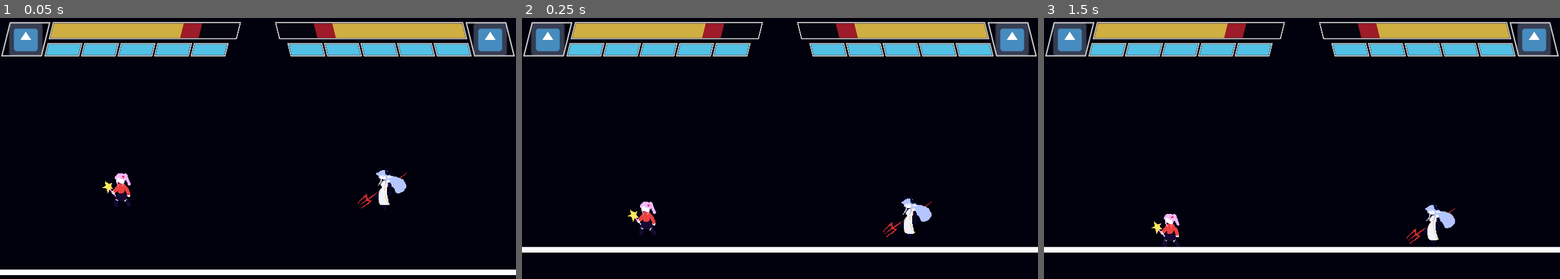
Above: before the commit, frames 1-3 (left to right).
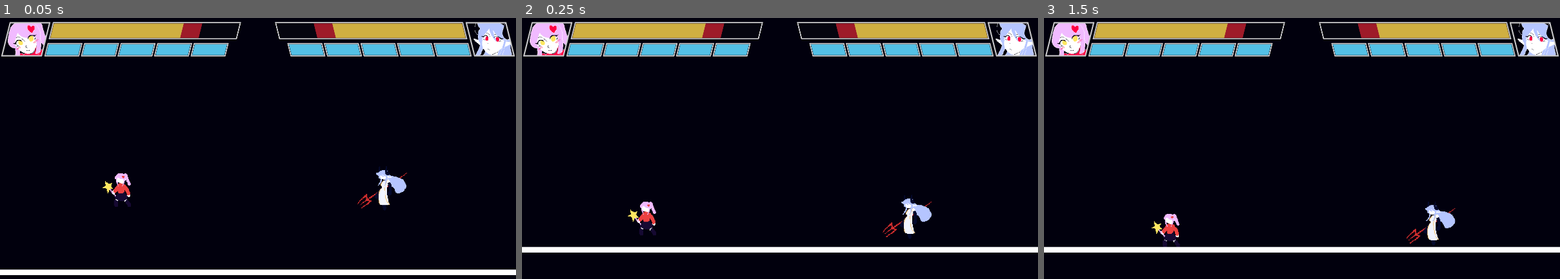
Above: after the commit, the same moments.

Repository: Azublu/Magiacorp-Business-Rivals
Game: Godot game, scene res://Scenes/main_game.tscn
The game is run twice, just before and just after one commit, with the same random seed, the same clock (stepped at 60 frames per second) and the same inputs. The engine's default icon, where the game draws it, is replaced by a stand-in: a white triangle on a blue panel in a dark square.
Inputs:
- Up to frame 1 (0.05 s): no input
- Up to frame 2 (0.25 s): no input
- Up to frame 3 (1.5 s): tap Enter at 1.25 s

The runs differ from the first frame. In frame 1, 1.6% of the frame differs, in the area x 1-100%, y 1-15%; in frame 2, 1.6%; in frame 3, 1.6%.

Commit message:
Character Icons

Diff:
--- a/Scenes/in_game_ui.tscn
+++ b/Scenes/in_game_ui.tscn
@@ -1,9 +1,9 @@
 [gd_scene format=3 uid="uid://k30ll3piiyhw"]
 
-[ext_resource type="Texture2D" uid="uid://6jrhjr0rjwxd" path="res://icon.svg" id="1_5x6se"]
-
-[sub_resource type="StyleBoxFlat" id="StyleBoxFlat_dwyif"]
-draw_center = false
+[ext_resource type="Texture2D" uid="uid://cpip1gqk354wn" path="res://Sprites/Icons/MagicalGirlIcon.png" id="1_ey7ub"]
+[ext_resource type="Texture2D" uid="uid://d1h8kddyxaulm" path="res://Sprites/Icons/TharaciaIcon.png" id="2_gtfj6"]
+
+[sub_resource type="StyleBoxFlat" id="StyleBoxFlat_s4gx1"]
 skew = Vector2(0.25, 0)
 border_width_left = 5
 border_width_top = 5
@@ -12,6 +12,16 @@
 expand_margin_left = 12.0
 expand_margin_right = 12.0
 
+[sub_resource type="StyleBoxFlat" id="StyleBoxFlat_dwyif"]
+draw_center = false
+skew = Vector2(0.25, 0)
+border_width_left = 5
+border_width_top = 5
+border_width_right = 5
+border_width_bottom = 5
+expand_margin_left = 12.0
+expand_margin_right = 12.0
+
 [sub_resource type="StyleBoxFlat" id="StyleBoxFlat_5x6se"]
 bg_color = Color(0.03137255, 0.03137255, 0.0627451, 0.39215687)
 skew = Vector2(0.25, 0)
@@ -107,6 +117,15 @@
 [sub_resource type="StyleBoxFlat" id="StyleBoxFlat_6ra50"]
 bg_color = Color(0.32560351, 0.7547491, 0.89841056, 1)
 skew = Vector2(-0.25, 0)
+
+[sub_resource type="StyleBoxFlat" id="StyleBoxFlat_reyon"]
+skew = Vector2(-0.25, 0)
+border_width_left = 5
+border_width_top = 5
+border_width_right = 5
+border_width_bottom = 5
+expand_margin_left = 12.0
+expand_margin_right = 12.0
 
 [sub_resource type="StyleBoxFlat" id="StyleBoxFlat_k1tpb"]
 draw_center = false
@@ -136,9 +155,31 @@
 [node name="HBoxContainer" type="HBoxContainer" parent="Player1" unique_id=2089482405]
 layout_mode = 2
 
-[node name="TextureRect" type="TextureRect" parent="Player1/HBoxContainer" unique_id=1346492543]
-layout_mode = 2
-texture = ExtResource("1_5x6se")
+[node name="TextureRect" type="Control" parent="Player1/HBoxContainer" unique_id=1253007353]
+custom_minimum_size = Vector2(128, 128)
+layout_mode = 2
+
+[node name="ClippingMask" type="Panel" parent="Player1/HBoxContainer/TextureRect" unique_id=1876472663]
+clip_children = 1
+layout_mode = 0
+offset_right = 128.0
+offset_bottom = 128.0
+theme_override_styles/panel = SubResource("StyleBoxFlat_s4gx1")
+
+[node name="Player1Icon" type="TextureRect" parent="Player1/HBoxContainer/TextureRect/ClippingMask" unique_id=336836133]
+layout_mode = 1
+anchors_preset = 8
+anchor_left = 0.5
+anchor_top = 0.5
+anchor_right = 0.5
+anchor_bottom = 0.5
+offset_left = -88.0
+offset_top = -64.0
+offset_right = 88.0
+offset_bottom = 64.0
+grow_horizontal = 2
+grow_vertical = 2
+texture = ExtResource("1_ey7ub")
 
 [node name="Panel" type="Panel" parent="Player1/HBoxContainer/TextureRect" unique_id=954371766]
 layout_mode = 0
@@ -334,9 +375,30 @@
 fill_mode = 1
 show_percentage = false
 
-[node name="TextureRect" type="TextureRect" parent="Player2/HBoxContainer" unique_id=433148976]
-layout_mode = 2
-texture = ExtResource("1_5x6se")
+[node name="TextureRect" type="Control" parent="Player2/HBoxContainer" unique_id=901543611]
+layout_mode = 2
+
+[node name="ClippingMask" type="Panel" parent="Player2/HBoxContainer/TextureRect" unique_id=1946223305]
+clip_children = 1
+layout_mode = 0
+offset_right = 128.0
+offset_bottom = 128.0
+theme_override_styles/panel = SubResource("StyleBoxFlat_reyon")
+
+[node name="Player2Icon" type="TextureRect" parent="Player2/HBoxContainer/TextureRect/ClippingMask" unique_id=445113687]
+layout_mode = 1
+anchors_preset = 8
+anchor_left = 0.5
+anchor_top = 0.5
+anchor_right = 0.5
+anchor_bottom = 0.5
+offset_left = -20.0
+offset_top = -20.0
+offset_right = 20.0
+offset_bottom = 20.0
+grow_horizontal = 2
+grow_vertical = 2
+texture = ExtResource("2_gtfj6")
 
 [node name="Panel" type="Panel" parent="Player2/HBoxContainer/TextureRect" unique_id=1636661156]
 layout_mode = 0
Binary file added: Sprites/Icons/MagicalGirlIcon.png
Not shown, added: Sprites/Icons/MagicalGirlIcon.png.import
Binary file added: Sprites/Icons/TharaciaIcon.png
Not shown, added: Sprites/Icons/TharaciaIcon.png.import
